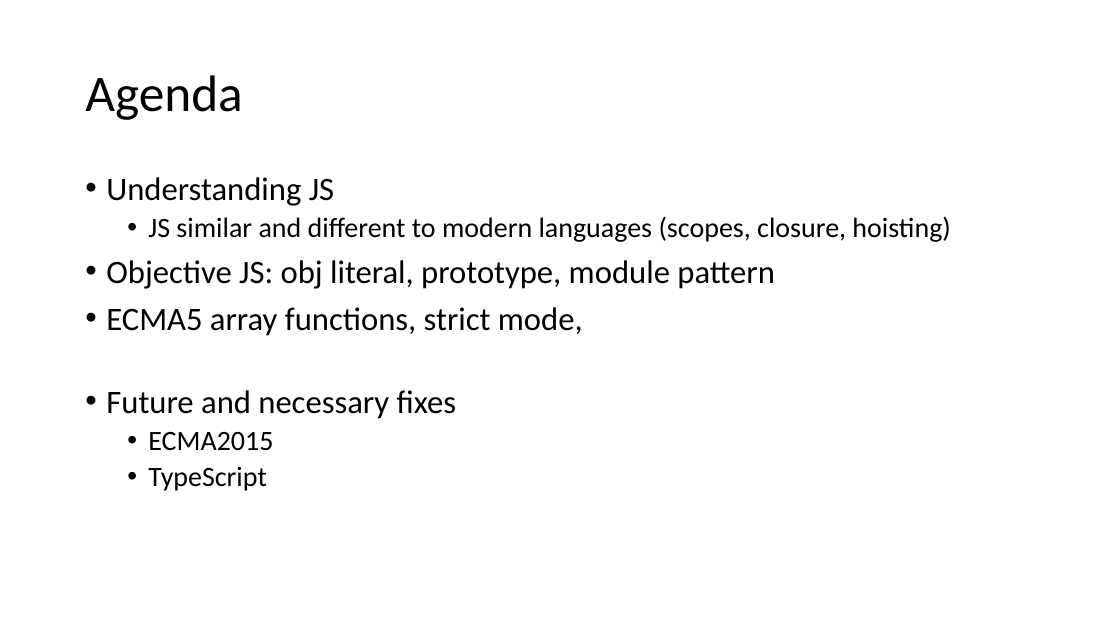
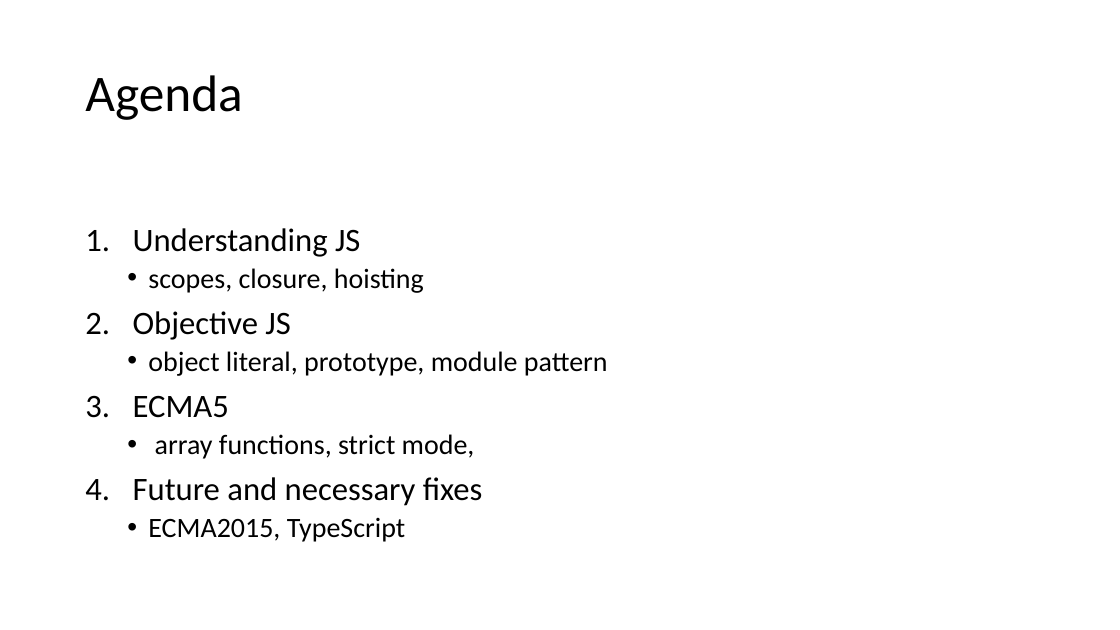
Before and after one commit to dankrz/JsTraining, a slide deck: slide 3 of JsTraining-presentation/JS Training.pptx. Drawn at 1120x630 pixels with LibreOffice and Linux fonts; fonts in the diff are those of the drawing. Boxes give left, top, right and bottom in pixels: in the first picture for what was removed or moved away, otherwise in the second. Text is boxed around its words. In the diff, an @@ line names an element or a change of style, - is before the commit and + after.

```diff
--- a/JsTraining-presentation/JS Training.pptx
+++ b/JsTraining-presentation/JS Training.pptx
@@ text at [133,228,483,506]: bullet • to 1. @@
@@ text at [133,268,608,459]: text changed; size 28 to 24 pt @@
-  • JS similar and different to modern languages (scopes, closure, hoisting)
-• Objective JS: obj literal, prototype, module pattern
-• ECMA5 array functions, strict mode,
+  • scopes, closure, hoisting
+2. Objective JS
+  • object literal, prototype, module pattern
+3. ECMA5
+  • array functions, strict mode,
@@ text at [148,518,405,542]: text changed @@
-  • ECMA2015
-  • TypeScript
+  • ECMA2015, TypeScript
```
Also in this commit, not shown: 11 other slides changed, 8 slides added, 2 slides removed, 13 other files.
